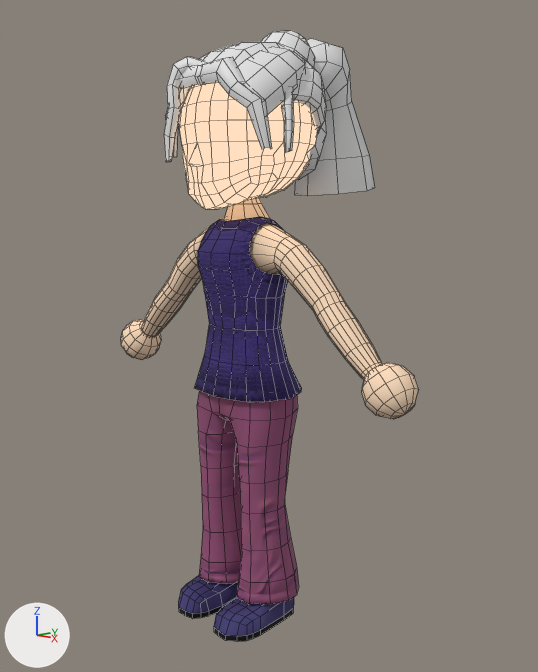
The Blender file Assets/Player/Art/PlayerCharacter.blend, before and after one commit.
Both versions are drawn from a 50 mm lens placed at (3.44, -3.19, 2.62), pointed at (-0.05, 0.27, 1.8). Every picture has the same lights, and +X, +Y and +Z are marked at lower left. Mesh edges are drawn as thin lines.

The older version as bpy lines, for what is in view:
```python
ob_hair_fade = bpy.data.objects.new('Hair_Fade', me_plane_002)
ob_hair_fade.parent = ob_head
ob_hair_fade.location = (0.0, 0.0, 0.0)
ob_hair_fade_bangs = bpy.data.objects.new('Hair_Fade_Bangs', me_plane_003)
ob_hair_fade_bangs.parent = ob_head
ob_hair_fade_bangs.location = (0.0, 0.0, 0.0)
ob_hair_solid = bpy.data.objects.new('Hair_Solid', me_plane_001)
ob_hair_solid.parent = ob_head
ob_hair_solid.location = (0.0, 0.0, 0.0)
ob_hair_solid_tie = bpy.data.objects.new('Hair_Solid_Tie', me_plane_004)
ob_hair_solid_tie.parent = ob_head
ob_hair_solid_tie.location = (0.0, 0.0, 0.0)
ob_head = bpy.data.objects.new('Head', me_plane)
ob_head.location = (0.0, 0.0, 0.0)
# also in view: 'Body_output' at (0.0, -0.05, 1.37)
```
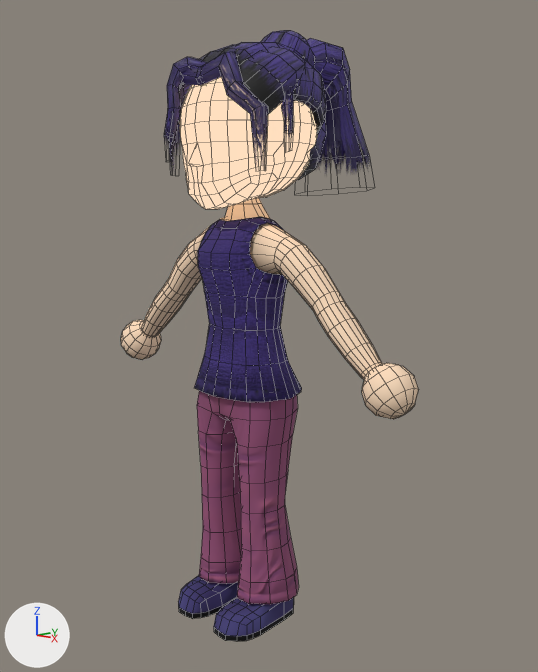
What changed in the scene script:
```text
Add img_player_hair_normal_png:
    img_player_hair_normal_png = load_image('Player_Hair_normal.png', 'ProceduralTextures/Player_Hair_normal.png', 2048, 2048, 'Non-Color')
Add img_player_hair_albedo_png:
    img_player_hair_albedo_png = load_image('Player_Hair_albedo.png', 'ProceduralTextures/Player_Hair_albedo.png', 2048, 2048, 'sRGB')
Change mat_hair_solid:
    add n2 = _N.new('ShaderNodeTexImage'); n2.name = 'Image Texture'
    add n2.image = img_player_hair_albedo_png
    add n3 = _N.new('ShaderNodeTexImage'); n3.name = 'Image Texture.001'
    add n3.image = img_player_hair_normal_png
    add n4 = _N.new('ShaderNodeNormalMap'); n4.name = 'Normal Map'
    where n0 = _N.new('ShaderNodeBsdfPrincipled'); n0.name = 'Principled BSDF'
    add _L.new(n2.outputs[0], n0.inputs[0])  # 'Color' to 'Base Color'
    add _L.new(n3.outputs[0], n4.inputs[1])  # 'Color' to 'Color'
    add _L.new(n4.outputs[0], n0.inputs[5])  # 'Normal' to 'Normal'
Change mat_hair_fade:
    add n2 = _N.new('ShaderNodeTexImage'); n2.name = 'Image Texture.001'
    add n2.image = img_player_hair_normal_png
    add n3 = _N.new('ShaderNodeTexImage'); n3.name = 'Image Texture'
    add n3.image = img_player_hair_albedo_png
    add n4 = _N.new('ShaderNodeNormalMap'); n4.name = 'Normal Map'
    where n0 = _N.new('ShaderNodeBsdfPrincipled'); n0.name = 'Principled BSDF'
    add _L.new(n3.outputs[0], n0.inputs[0])  # 'Color' to 'Base Color'
    add _L.new(n3.outputs[1], n0.inputs[4])  # 'Alpha' to 'Alpha'
    add _L.new(n2.outputs[0], n4.inputs[1])  # 'Color' to 'Color'
    add _L.new(n4.outputs[0], n0.inputs[5])  # 'Normal' to 'Normal'
Change me_plane_003:
    used by ob_hair_fade_bangs; parent = ob_head; location = (0.0, 0.0, 0.0)
    remove me_plane_003.from_pydata(...)  # 30 vertices, 20 faces; spans x -0.032..0.449, y -0.372..-0.19, z 2.956..3.464
    add me_plane_003.from_pydata(...)  # 30 vertices, 20 faces; spans x -0.036..0.417, y -0.366..-0.182, z 2.836..3.496
    me_plane_003 part 1: 30 of 30 vertices moved; they spanned x -0.032..0.449, y -0.372..-0.19, z 2.956..3.464 and now span x -0.036..0.417, y -0.366..-0.182, z 2.836..3.496; mean shift (-0.006, 0.001, -0.021); largest move (0.449, -0.223, 2.963) -> (0.416, -0.236, 2.844)
```

Location of each change, [x1, y1, x2, y2] in pixels of the pictures (538 x 672 px):
'Hair_Fade', surface changed (grey to blue)
    both: [164, 38, 375, 195]
'Hair_Solid', surface changed
    both: [178, 42, 327, 180]
'Hair_Fade_Bangs', surface changed, reshaped (white to blue, 6% narrower, 23% taller)
    before: [165, 57, 272, 157]
    after: [168, 51, 268, 174]
'Hair_Solid_Tie', surface changed (white to blue)
    both: [261, 30, 315, 67]
